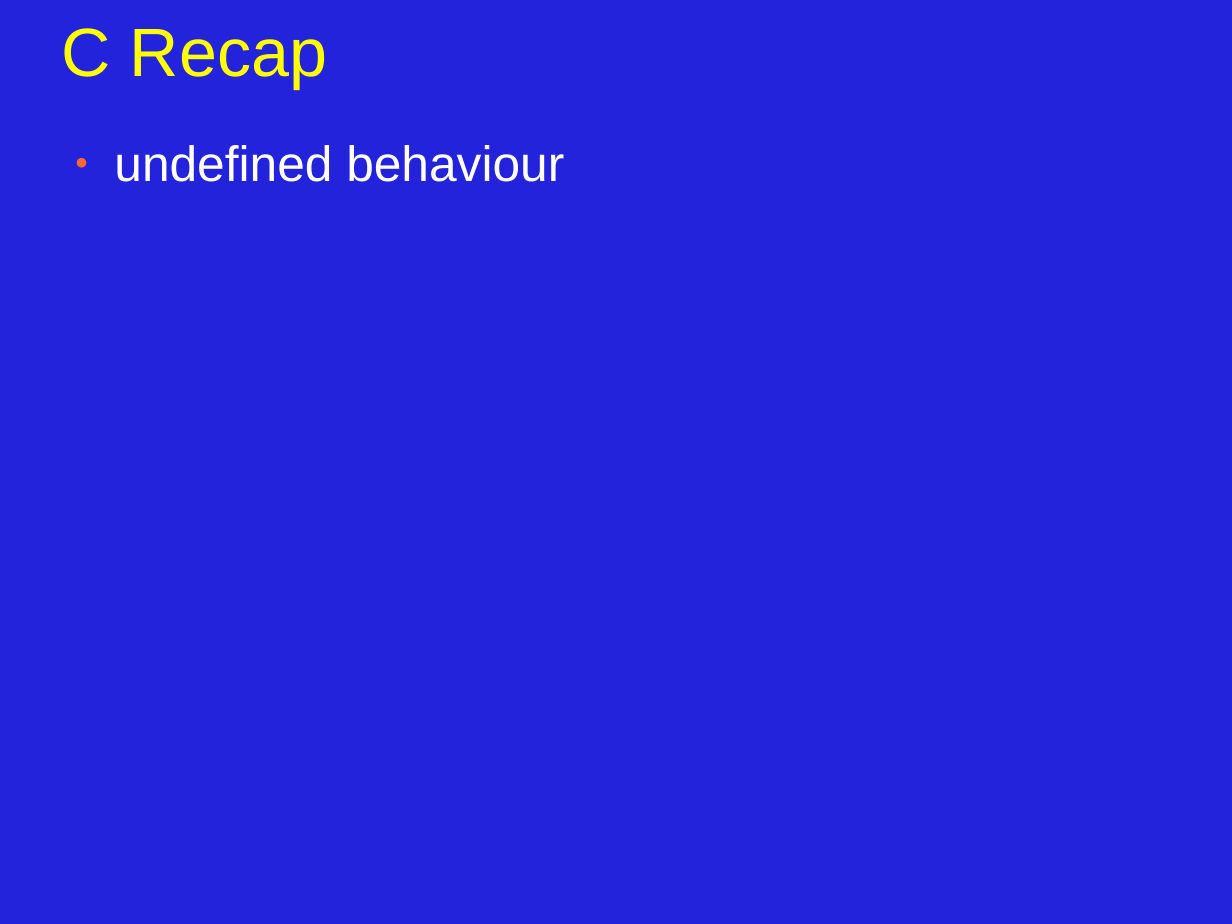
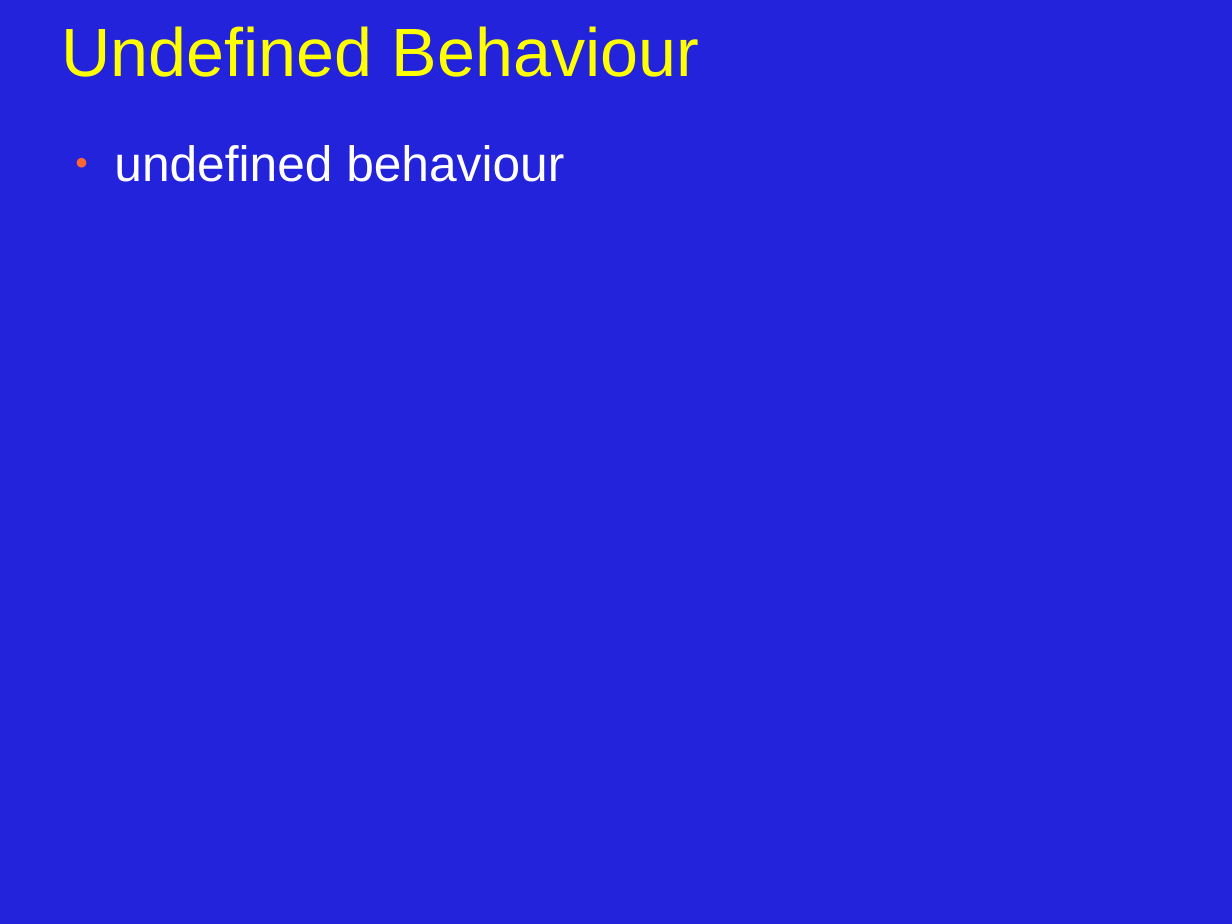
Before and after one commit to JonJagger/two-day-courses, a slide deck: slide 7 of cppf/01_Introduction_to_C++.odp. Drawn at 1232x924 pixels with LibreOffice and Linux fonts; fonts in the diff are those of the drawing. Boxes give left, top, right and bottom in pixels: in the first picture for what was removed or moved away, otherwise in the second. Text is boxed around its words. In the diff, an @@ line names an element or a change of style, - is before the commit and + after.

```diff
--- a/cppf/01_Introduction_to_C++.odp
+++ b/cppf/01_Introduction_to_C++.odp
@@ title at [62,26,699,77]: text changed @@
-C Recap
+Undefined Behaviour
```
Also in this commit, not shown: 2 other slides changed, 2 slides added, 1 slide removed.
